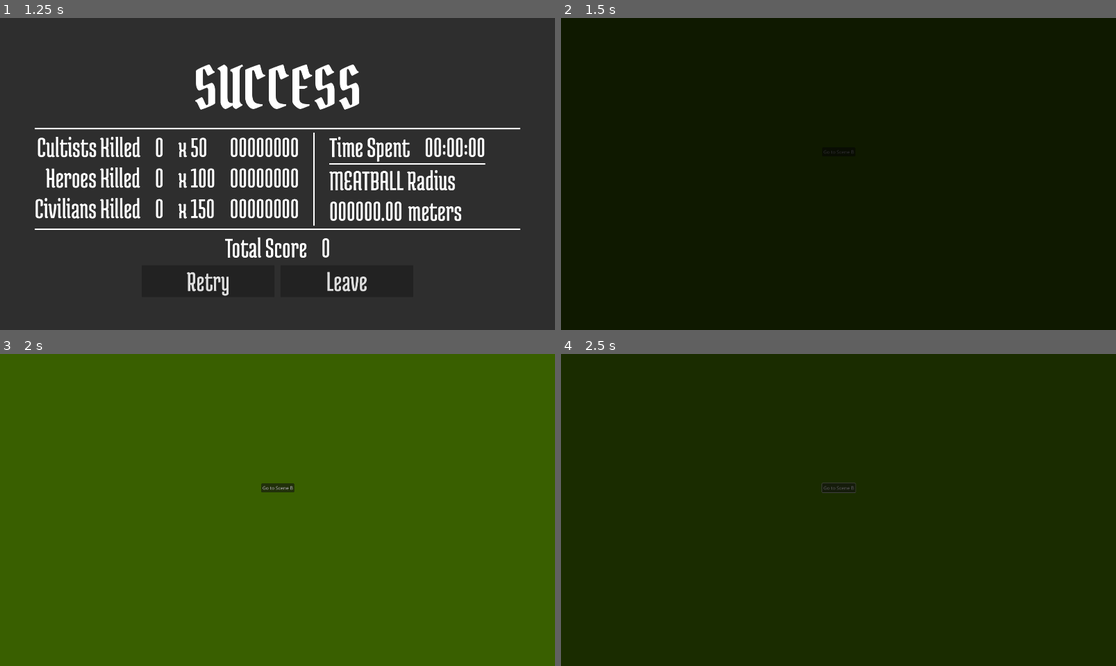
Above: before the commit, frames 1-4 (two rows, left to right).
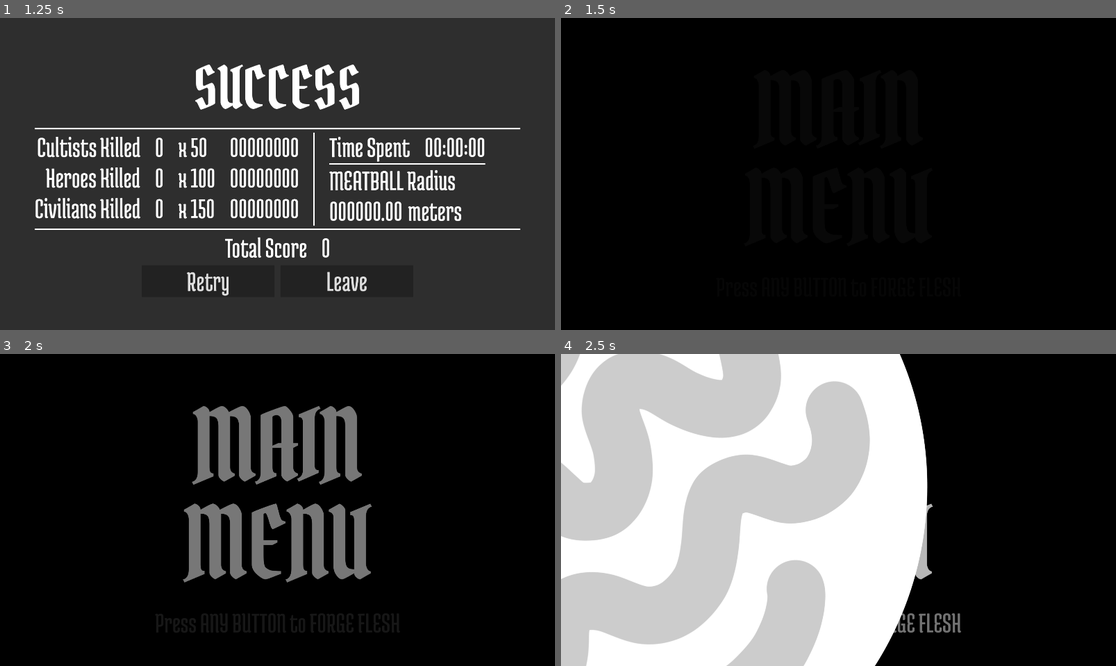
Above: after the commit, the same moments.

Repository: Hangover-Sunshine/KATAMARI-MEATBALL
Game: Godot game, scene res://scenes/menus/Game_Over.tscn
Same seed, same stepped clock (60 frames per second), same inputs: the game is played once before the commit and once after it. This scene is started directly instead of the project's main scene.
Inputs (mouse positions are in pixels of both pictures, inside the frame that each line leads up to):
- Up to frame 1 (1.25 s): tap Enter at 0.5 s; move the mouse to (399, 158) at 0.52 s; hold D (WalkRight) from 0.53 s (still down); click (399, 158) at 0.67 s
- Up to frame 2 (1.5 s): release D (WalkRight) at 1.25 s; click "Retry" at 1.25 s
- Up to frame 3 (2 s): no input
- Up to frame 4 (2.5 s): click (838, 488) at 2 s, where only the run before the commit has a clickable "Go to Scene B"

Frame 1 is identical in both runs. In frame 2, 89% of the frame differs, in the area x 0-100%, y 0-100%; in frame 3, 100%; in frame 4, 100%.

Commit message:
main menu now loads into the level, fades properly instead of being broken -- forgor I un-visibilit-ied the animation

Diff:
--- a/project.godot
+++ b/project.godot
@@ -68,7 +68,12 @@
 }
 Punch={
 "deadzone": 0.5,
-"events": [Object(InputEventMouseButton,"resource_local_to_s …(115 unchanged characters)… alse,"meta_pressed":false,"button_mask":1,"position":Vector2(125, 15),"global_position":Vector2(129, 56),"factor":1.0,"button_index":1,"canceled":false,"pressed":true,"double_click":false,"script":null)
+"events": [Object(InputEventMouseButton,"resource_local_to_s …(115 unchanged characters)… alse,"meta_pressed":false,"button_mask":0,"position":Vector2(0, 0),"global_position":Vector2(0, 0),"factor":1.0,"button_index":1,"canceled":false,"pressed":false,"double_click":false,"script":null)
+]
+}
+Pause={
+"deadzone": 0.5,
+"events": [Object(InputEventKey,"resource_local_to_scene":false,"resource_name":"","device":-1,"window_id":0,"alt_pressed":false,"shift_pressed":false,"ctrl_pressed":false,"meta_pressed":false,"pressed":false,"keycode":0,"physical_keycode":4194305,"key_label":0,"unicode":0,"echo":false,"script":null)
 ]
 }
 
--- a/scenes/DummySceneA.tscn
+++ /dev/null
@@ -1,34 +0,0 @@
-[gd_scene load_steps=2 format=3 uid="uid://d1mvpklkradab"]
-
-[ext_resource type="Script" path="res://scripts/dummy_scripts/DummySceneScript.gd" id="1_gccaw"]
-
-[node name="DummSceneA" type="Node2D"]
-script = ExtResource("1_gccaw")
-next_scene = "DummySceneB"
-
-[node name="CanvasLayer" type="CanvasLayer" parent="."]
-
-[node name="ColorRect" type="ColorRect" parent="CanvasLayer"]
-anchors_preset = 15
-anchor_right = 1.0
-anchor_bottom = 1.0
-grow_horizontal = 2
-grow_vertical = 2
-color = Color(0.329412, 0.545098, 0, 1)
-
-[node name="Button" type="Button" parent="CanvasLayer/ColorRect"]
-layout_mode = 1
-anchors_preset = 8
-anchor_left = 0.5
-anchor_top = 0.5
-anchor_right = 0.5
-anchor_bottom = 0.5
-offset_left = -56.5
-offset_top = -92.0
-offset_right = 57.5
-offset_bottom = -61.0
-grow_horizontal = 2
-grow_vertical = 2
-text = "Go to Scene B"
-
-[connection signal="pressed" from="CanvasLayer/ColorRect/Button" to="." method="_on_button_pressed"]
--- a/scenes/DummySceneB.tscn
+++ /dev/null
@@ -1,27 +0,0 @@
-[gd_scene load_steps=2 format=3 uid="uid://bf21if8rop4yi"]
-
-[ext_resource type="Script" path="res://scripts/dummy_scripts/DummySceneScript.gd" id="1_wnu1p"]
-
-[node name="DummySceneB" type="Node2D"]
-script = ExtResource("1_wnu1p")
-next_scene = "DummySceneA"
-
-[node name="CanvasLayer" type="CanvasLayer" parent="."]
-
-[node name="ColorRect" type="ColorRect" parent="CanvasLayer"]
-anchors_preset = 15
-anchor_right = 1.0
-anchor_bottom = 1.0
-grow_horizontal = 2
-grow_vertical = 2
-color = Color(1, 0, 0, 1)
-
-[node name="Button" type="Button" parent="CanvasLayer/ColorRect"]
-layout_mode = 0
-offset_left = 193.0
-offset_top = 328.0
-offset_right = 307.0
-offset_bottom = 359.0
-text = "Go to Scene A"
-
-[connection signal="pressed" from="CanvasLayer/ColorRect/Button" to="." method="_on_button_pressed"]
--- /dev/null
+++ b/scenes/MainLevel.tscn
@@ -0,0 +1,57 @@
+[gd_scene load_steps=13 format=3 uid="uid://bqq1rok0sh6kd"]
+
+[ext_resource type="Script" path="res://scripts/system/LevelControl.gd" id="1_qklo4"]
+[ext_resource type="Script" path="res://scripts/system/CultistController.gd" id="2_d8b1e"]
+[ext_resource type="PackedScene" uid="uid://p364hgcf8vms" path="res://prefabs/entities/Cultist.tscn" id="3_dqaxr"]
+[ext_resource type="Script" path="res://scripts/system/HeroController.gd" id="4_73v16"]
+[ext_resource type="PackedScene" uid="uid://8nio5o2tjs5l" path="res://prefabs/entities/MeleeHero.tscn" id="5_q4i5m"]
+[ext_resource type="PackedScene" uid="uid://ep77lvip83kt" path="res://prefabs/entities/RangedHero.tscn" id="6_wvam0"]
+[ext_resource type="Script" path="res://scripts/system/CivilianController.gd" id="7_eiv6q"]
+[ext_resource type="PackedScene" uid="uid://cnwjts4gjgnfd" path="res://prefabs/entities/Civilian.tscn" id="8_b54mm"]
+[ext_resource type="PackedScene" uid="uid://myhbn6a4wked" path="res://prefabs/entities/Player.tscn" id="9_lvcpf"]
+[ext_resource type="PackedScene" uid="uid://b2rldqippwrkr" path="res://prefabs/entities/FleshBall.tscn" id="10_4k167"]
+[ext_resource type="PackedScene" uid="uid://cfrs46bu3edfx" path="res://prefabs/system/BallCamera.tscn" id="11_q6w7r"]
+[ext_resource type="PackedScene" uid="uid://brwbb64oj5yj4" path="res://scenes/Menus/Pause_Menu.tscn" id="12_xedtr"]
+
+[node name="Level" type="Node2D"]
+process_mode = 3
+script = ExtResource("1_qklo4")
+
+[node name="Game" type="Node2D" parent="."]
+process_mode = 1
+
+[node name="CultistController" type="Node2D" parent="Game" node_paths=PackedStringArray("FleshBall")]
+script = ExtResource("2_d8b1e")
+FleshBall = NodePath("../MysteryFleshBall")
+CultistPrefab = ExtResource("3_dqaxr")
+
+[node name="HeroController" type="Node2D" parent="Game"]
+script = ExtResource("4_73v16")
+MeleeHeroPrefab = ExtResource("5_q4i5m")
+RangedHeroPrefab = ExtResource("6_wvam0")
+
+[node name="CivilianController" type="Node2D" parent="Game" node_paths=PackedStringArray("FleePoints", "ExitPoints")]
+script = ExtResource("7_eiv6q")
+FleePoints = NodePath("FleePoints")
+ExitPoints = NodePath("ExitPoints")
+CivilianPrefab = ExtResource("8_b54mm")
+
+[node name="FleePoints" type="Node2D" parent="Game/CivilianController"]
+
+[node name="ExitPoints" type="Node2D" parent="Game/CivilianController"]
+
+[node name="Player" parent="Game" instance=ExtResource("9_lvcpf")]
+
+[node name="MysteryFleshBall" parent="Game" instance=ExtResource("10_4k167")]
+position = Vector2(264, 0)
+
+[node name="BallCamera" parent="Game" node_paths=PackedStringArray("Player", "Target") instance=ExtResource("11_q6w7r")]
+Player = NodePath("../Player")
+Target = NodePath("../MysteryFleshBall")
+
+[node name="PauseLayer" type="CanvasLayer" parent="."]
+process_mode = 2
+visible = false
+
+[node name="PauseMenu" parent="PauseLayer" instance=ExtResource("12_xedtr")]
+metadata/_edit_use_anchors_ = true
--- a/scenes/MainScene.tscn
+++ b/scenes/MainScene.tscn
@@ -1,7 +1,7 @@
 [gd_scene load_steps=5 format=3 uid="uid://dy3d46uf65gpy"]
 
 [ext_resource type="Script" path="res://scripts/system/SceneController.gd" id="1_svjoe"]
-[ext_resource type="PackedScene" uid="uid://d1mvpklkradab" path="res://scenes/DummySceneA.tscn" id="2_dtb2u"]
+[ext_resource type="PackedScene" uid="uid://clcvgrem1uax3" path="res://scenes/Menus/Hub_Menu.tscn" id="2_76o1c"]
 
 [sub_resource type="Animation" id="Animation_4mi1i"]
 resource_name = "Fade"
@@ -24,8 +24,9 @@
 }
 
 [node name="MainScene" type="Node" node_paths=PackedStringArray("curr_scene")]
+process_mode = 3
 script = ExtResource("1_svjoe")
-curr_scene = NodePath("DummSceneA")
+curr_scene = NodePath("HubMenu")
 play_fade_fully = true
 stay_faded = true
 
@@ -49,6 +50,6 @@
 mouse_filter = 2
 color = Color(0, 0, 0, 1)
 
-[node name="DummSceneA" parent="." instance=ExtResource("2_dtb2u")]
+[node name="HubMenu" parent="." instance=ExtResource("2_76o1c")]
 
 [connection signal="animation_finished" from="TransitionPlayer" to="." method="_on_transition_player_animation_finished"]
--- a/scenes/Temporary/LevelTemplate.tscn
+++ b/scenes/Temporary/LevelTemplate.tscn
@@ -14,9 +14,11 @@
 [ext_resource type="PackedScene" uid="uid://ep77lvip83kt" path="res://prefabs/entities/RangedHero.tscn" id="6_ywbot"]
 
 [node name="Level" type="Node2D"]
+process_mode = 3
 script = ExtResource("1_scrhp")
 
 [node name="Game" type="Node2D" parent="."]
+process_mode = 1
 
 [node name="CultistController" type="Node2D" parent="Game" node_paths=PackedStringArray("FleshBall")]
 script = ExtResource("1_36uyx")
@@ -47,6 +49,9 @@
 Player = NodePath("../Player")
 Target = NodePath("../MysteryFleshBall")
 
-[node name="PauseMenu" parent="." instance=ExtResource("6_v3fbd")]
+[node name="PauseLayer" type="CanvasLayer" parent="."]
 process_mode = 2
 visible = false
+
+[node name="PauseMenu" parent="PauseLayer" instance=ExtResource("6_v3fbd")]
+metadata/_edit_use_anchors_ = true
--- a/scripts/menus/Main_Menu.gd
+++ b/scripts/menus/Main_Menu.gd
@@ -4,17 +4,24 @@
 @onready var mm_start = $MarginContainer/MainMenu/MM_VBoxContainer/MM_HBoxContainer/MM_VBoxContainer/MM_Start
 @onready var mm_options = $MarginContainer/MainMenu/MM_VBoxContainer/MM_HBoxContainer/MM_VBoxContainer/MM_Options
 @onready var mm_leave = $MarginContainer/MainMenu/MM_VBoxContainer/MM_HBoxContainer/MM_VBoxContainer/MM_Exit
-@onready var start_level = preload("res://scenes/MainScene.tscn") as PackedScene
 
 signal goto_options_menu
 
 # Called when the node enters the scene tree for the first time.
 func _ready():
 	handle_connecting_signals()
+	GlobalSignals.connect("scene_loaded", _scene_loaded)
+##
+
+func _scene_loaded(new_scene:String):
+	if new_scene != name:
+		get_parent().queue_free()
+	##
+##
 
 #Managing which menu is visible / scene switching / leaving
 func on_start_pressed() -> void:
-	get_tree().change_scene_to_packed(start_level)
+	GlobalSignals.emit_signal("load_scene", "/MainLevel")
 
 func on_options_pressed() -> void:
 	goto_options_menu.emit()
--- a/scripts/system/LevelControl.gd
+++ b/scripts/system/LevelControl.gd
@@ -1,2 +1,15 @@
 extends Node2D
 class_name LevelControl
+
+@onready var pause_layer = $PauseLayer
+
+func _process(delta):
+	if Input.is_action_just_pressed("Pause"):
+		get_tree().paused = !get_tree().paused
+		if pause_layer.visible:
+			pause_layer.hide()
+		else:
+			pause_layer.show()
+		##
+	##
+##
--- a/scripts/system/SceneController.gd
+++ b/scripts/system/SceneController.gd
@@ -23,6 +23,9 @@
 
 # Called when the node enters the scene tree for the first time.
 func _ready():
+	if scene_folder_path[scene_folder_path.length() - 1] != "/":
+		scene_folder_path += "/"
+	##
 	GlobalSignals.connect("load_scene", _load_scene)
 	set_process(false)
 	transition_player.play("Fade")
